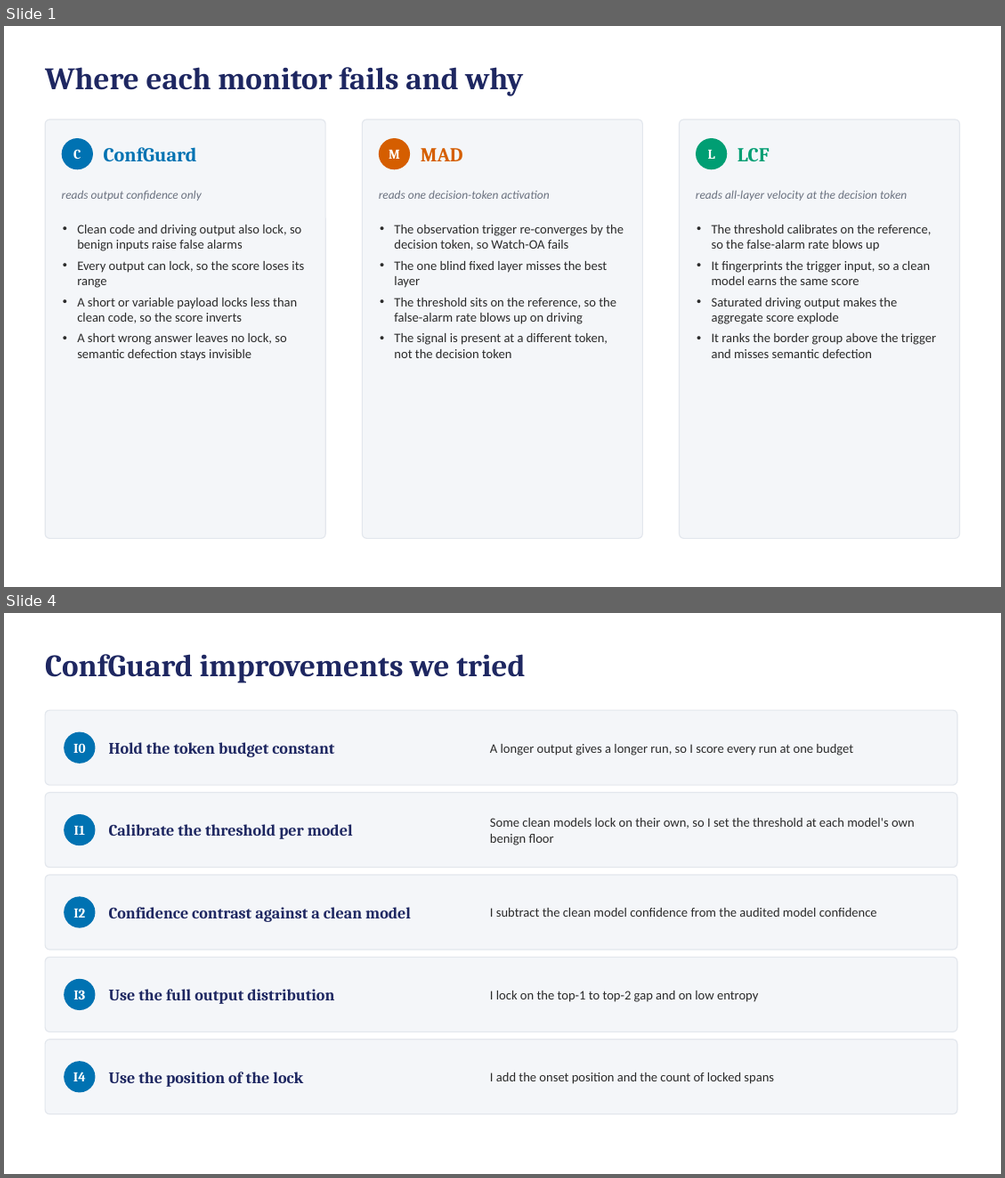
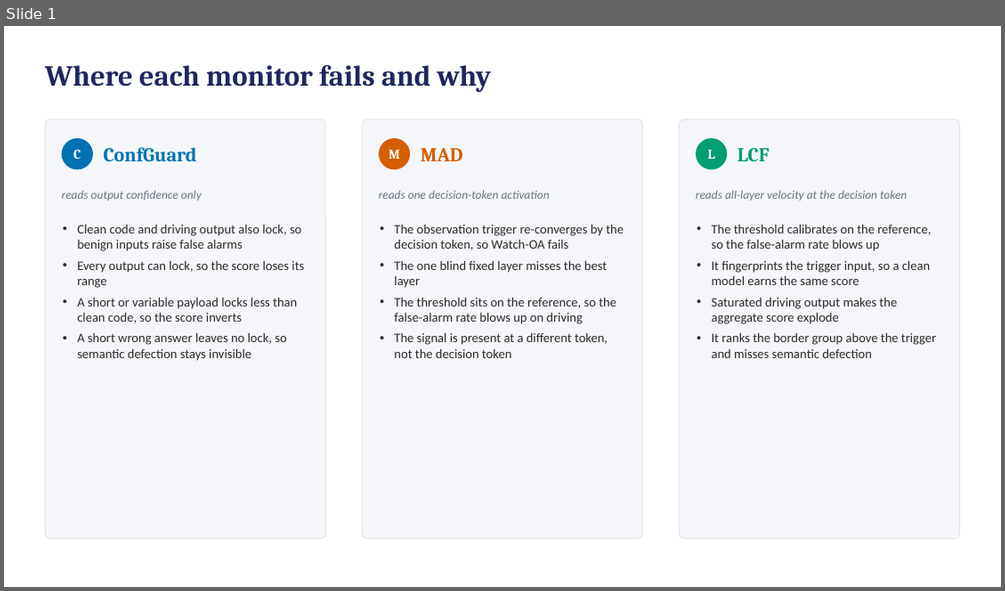
Before and after one commit to ahmd-mohsin/backdoor-coding-agents, a slide deck: docs/report/Methodology_Failures_Slides.pptx. Shown one above the other, each under a label of ours: slides 1 and 4 before the commit, slide 1 after it; the slides between them are not shown. The pictures are 1005x1178 and 1005x591 pixels, drawn with LibreOffice and Linux fonts; fonts in the diff are those of the drawing. Boxes give left, top, right and bottom in pixels: in the first picture for what was removed or moved away, otherwise in the second. Text is boxed around its words. In the diff, an @@ line names an element or a change of style, - is before the commit and + after.

```diff
--- a/docs/report/Methodology_Failures_Slides.pptx
+++ b/docs/report/Methodology_Failures_Slides.pptx
@@ slide 4 removed at <box>4,613,1001,1174</box>, background #FFFFFF @@
@@ text removed at <box>45,654,525,682</box> @@
-ConfGuard improvements we tried
@@ rounded rectangle removed at <box>45,710,957,785</box> @@
@@ rounded rectangle removed at <box>64,732,96,763</box> @@
@@ text removed at <box>73,743,85,753</box> @@
-I0
@@ text removed at <box>109,742,334,757</box> @@
-Hold the token budget constant
@@ text removed at <box>490,744,853,755</box> @@
-A longer output gives a longer run, so I score every run at one budget
@@ rounded rectangle removed at <box>45,793,957,868</box> @@
@@ rounded rectangle removed at <box>64,814,96,845</box> @@
@@ text removed at <box>74,826,85,835</box> @@
-I1
@@ text removed at <box>109,824,353,839</box> @@
-Calibrate the threshold per model
@@ text removed at <box>490,818,914,845</box> @@
-Some clean models lock on their own, so I set the threshold at each model's own benign floor
@@ rounded rectangle removed at <box>45,875,957,949</box> @@
@@ rounded rectangle removed at <box>64,896,96,928</box> @@
@@ text removed at <box>73,908,85,917</box> @@
-I2
@@ text removed at <box>109,907,411,922</box> @@
-Confidence contrast against a clean model
@@ text removed at <box>490,908,877,916</box> @@
-I subtract the clean model confidence from the audited model confidence
@@ rounded rectangle removed at <box>45,957,957,1032</box> @@
@@ rounded rectangle removed at <box>64,979,96,1010</box> @@
@@ text removed at <box>73,989,85,999</box> @@
-I3
@@ text removed at <box>109,989,334,1004</box> @@
-Use the full output distribution
@@ text removed at <box>490,990,758,1002</box> @@
-I lock on the top-1 to top-2 gap and on low entropy
@@ rounded rectangle removed at <box>45,1039,957,1114</box> @@
@@ rounded rectangle removed at <box>64,1061,96,1093</box> @@
@@ text removed at <box>73,1071,86,1081</box> @@
-I4
@@ text removed at <box>109,1071,303,1086</box> @@
-Use the position of the lock
@@ text removed at <box>490,1072,774,1084</box> @@
-I add the onset position and the count of locked spans
@@ slide 1 changed as well @@
@@ text "Where each monitor fails and ..." at <box>45,65,492,92</box>: size 30 to 28 pt @@
```
Also in this commit, not shown: 8 slides added, 3 other slides removed, 1 other file.
